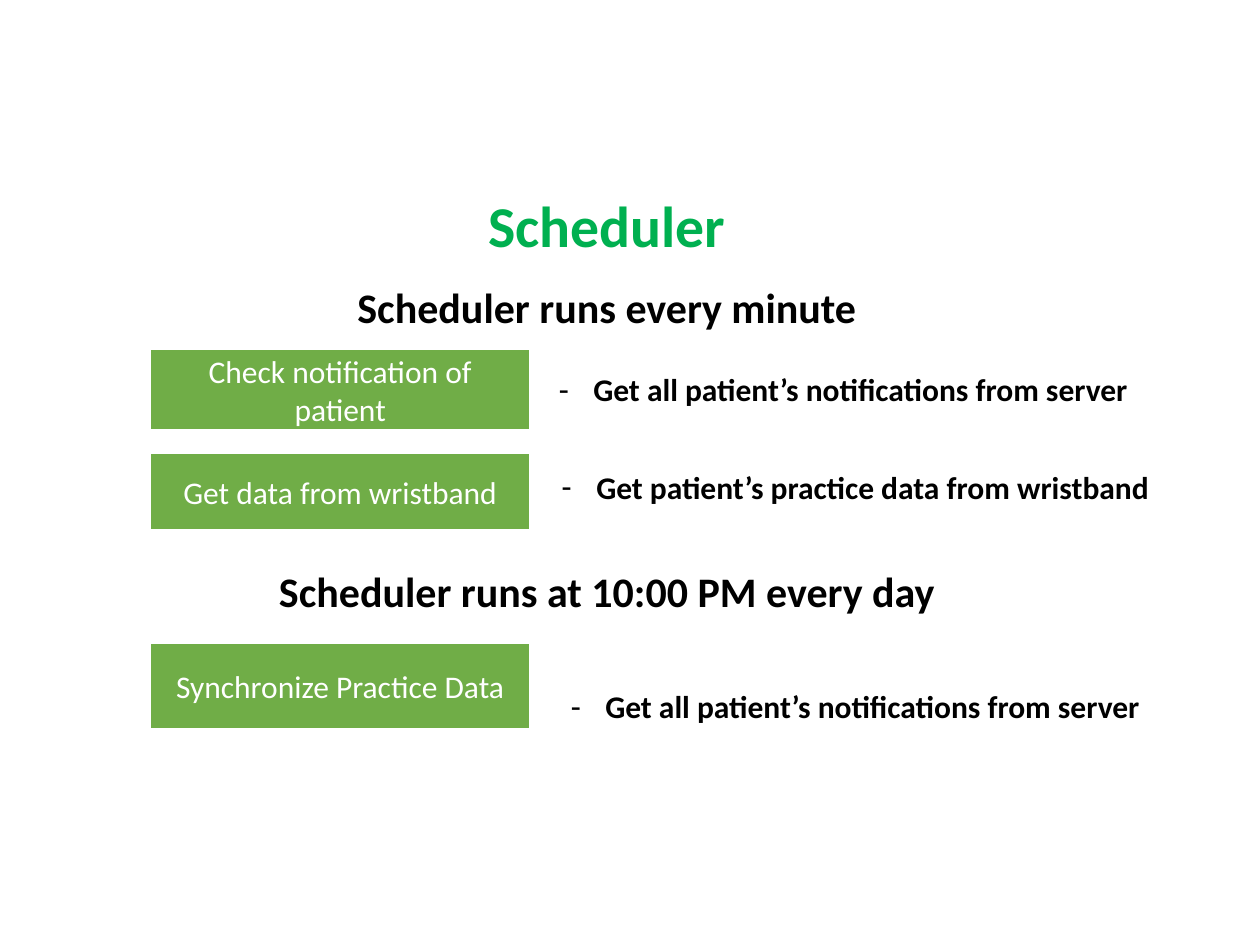
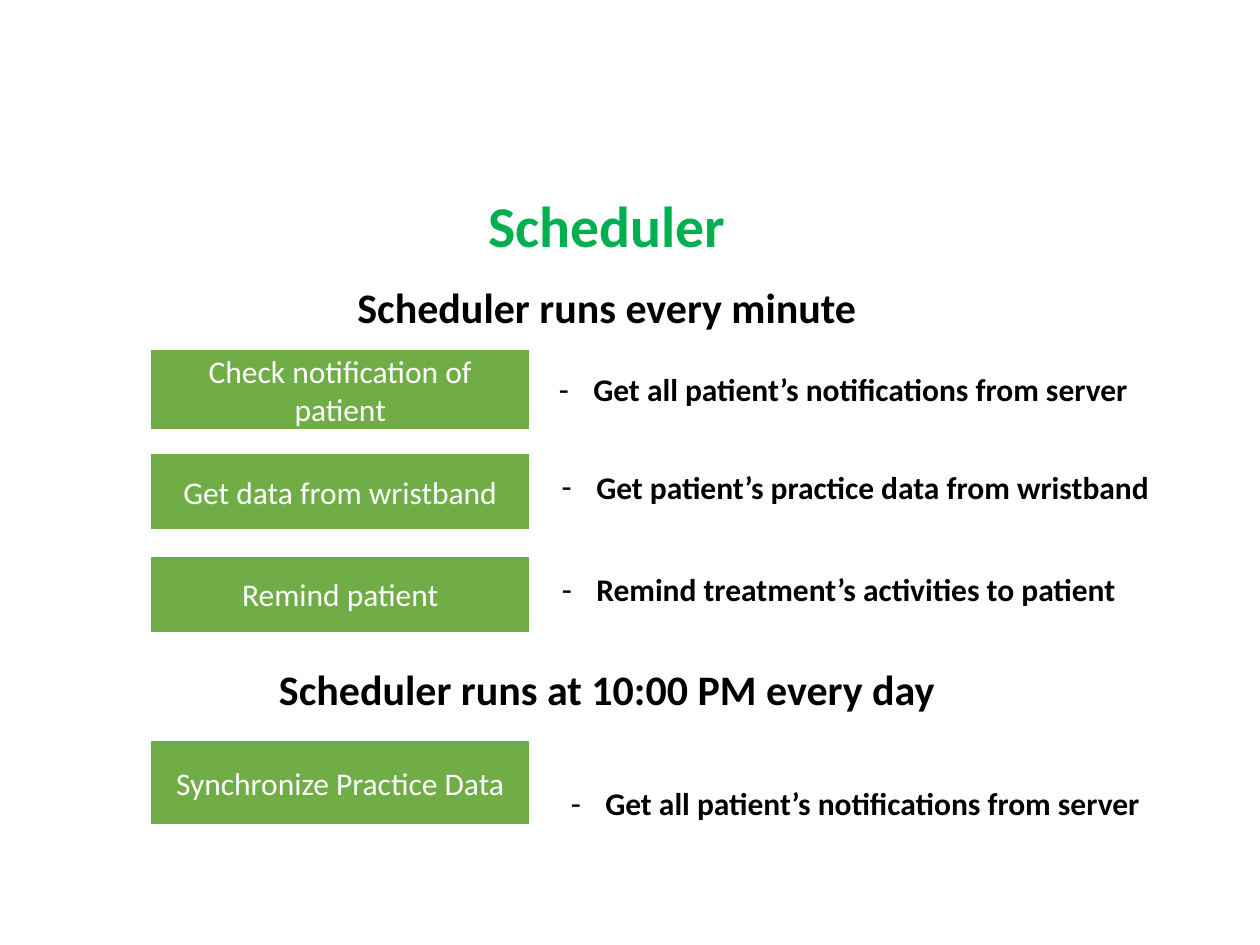
Before and after one commit to quantdse60878/HSTS, a slide deck: slide 7 of docs/Temperature Presentation/Khuong/khuong.pptx (slide 6 before the commit). Drawn at 1260x945 pixels with LibreOffice and Linux fonts; fonts in the diff are those of the drawing. Boxes give left, top, right and bottom in pixels: in the first picture for what was removed or moved away, otherwise in the second. Text is boxed around its words. In the diff, an @@ line names an element or a change of style, - is before the commit and + after.

```diff
--- a/docs/Temperature Presentation/Khuong/khuong.pptx
+++ b/docs/Temperature Presentation/Khuong/khuong.pptx
@@ rectangle added at box(150, 556, 530, 634), fill #70AD47, outline #FFFFFF 1.5 pt, 18 pt, text #FFFFFF @@
+Remind patient
@@ text added at box(596, 578, 1115, 606), 18 pt, text #000000, bold @@
+– Remind treatment’s activities to patient
@@ text "Scheduler runs at 10:00 PM ...": place and size @@
-text "Scheduler runs at 10:00 PM ..." at box(279, 577, 934, 614)
+text "Scheduler runs at 10:00 PM ..." at box(279, 675, 934, 712)
@@ rectangle "Synchronize Practice Data": place and size @@
-rectangle "Synchronize Practice Data" at box(150, 643, 530, 730)
+rectangle "Synchronize Practice Data" at box(150, 740, 530, 827)
@@ text "Get all patient’s notifications from ...": place and size @@
-text "Get all patient’s notifications from ..." at box(605, 695, 1139, 723)
+text "Get all patient’s notifications from ..." at box(605, 792, 1139, 820)
```
Also in this commit, not shown: 7 other slides changed, 10 slides added.
